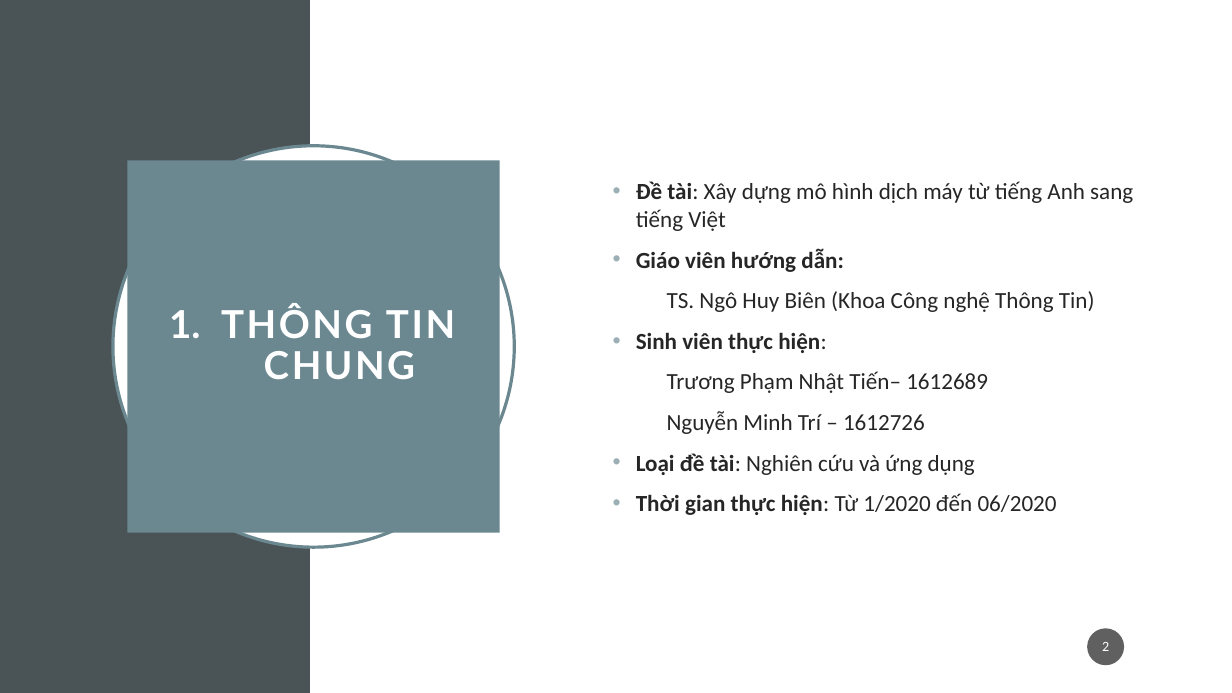
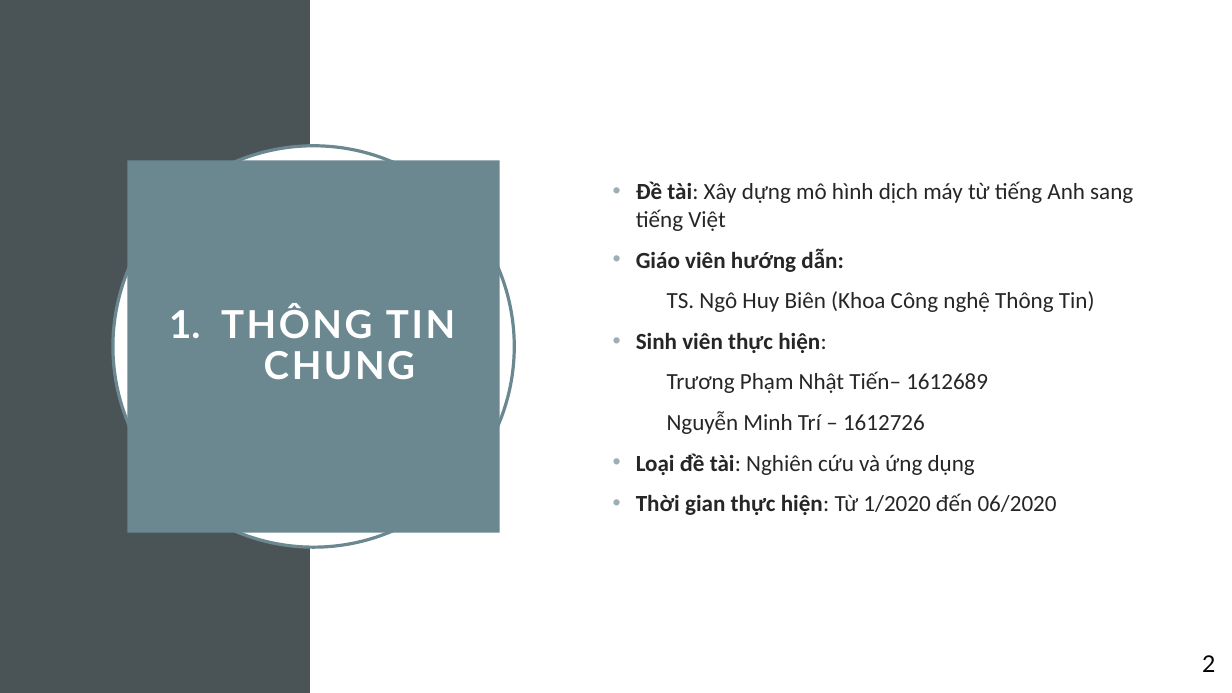
Before and after one commit to nmtri1912/kltn, a slide deck: slide 2 of Tài liệu/Presentation.pptx. Drawn at 1232x693 pixels with LibreOffice and Linux fonts; fonts in the diff are those of the drawing. Boxes give left, top, right and bottom in pixels: in the first picture for what was removed or moved away, otherwise in the second. Text is boxed around its words. In the diff, an @@ line names an element or a change of style, - is before the commit and + after.

```diff
--- a/Tài liệu/Presentation.pptx
+++ b/Tài liệu/Presentation.pptx
@@ text "2": place and size @@
-text "2" at [1088, 628, 1125, 665]
+text "2" at [1202, 655, 1215, 672]
@@ text "2" at [1202, 655, 1215, 672]: size 11 to 18 pt, font Calibri to Lato, text colour #FFFFFF to #000000; line spacing 0.9 to 1; less space between paragraphs; fill #1D1D1D at 70% opacity to none @@
```
Also in this commit, not shown: 13 other slides changed, 2 slides added, 2 slides removed.
